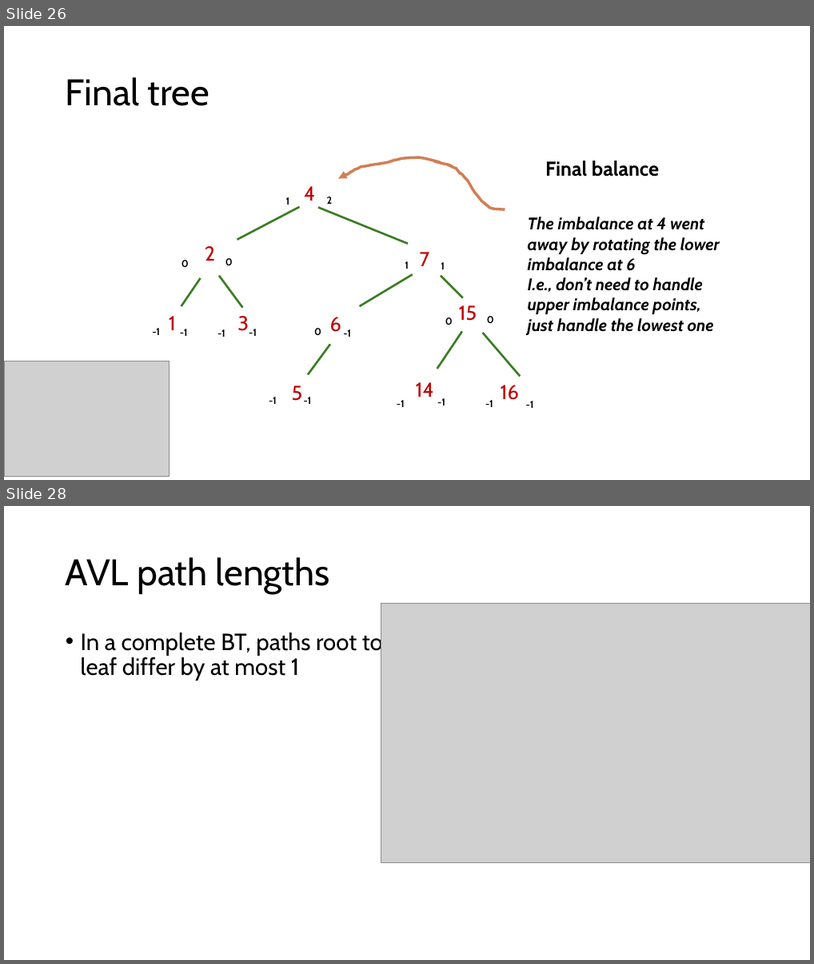
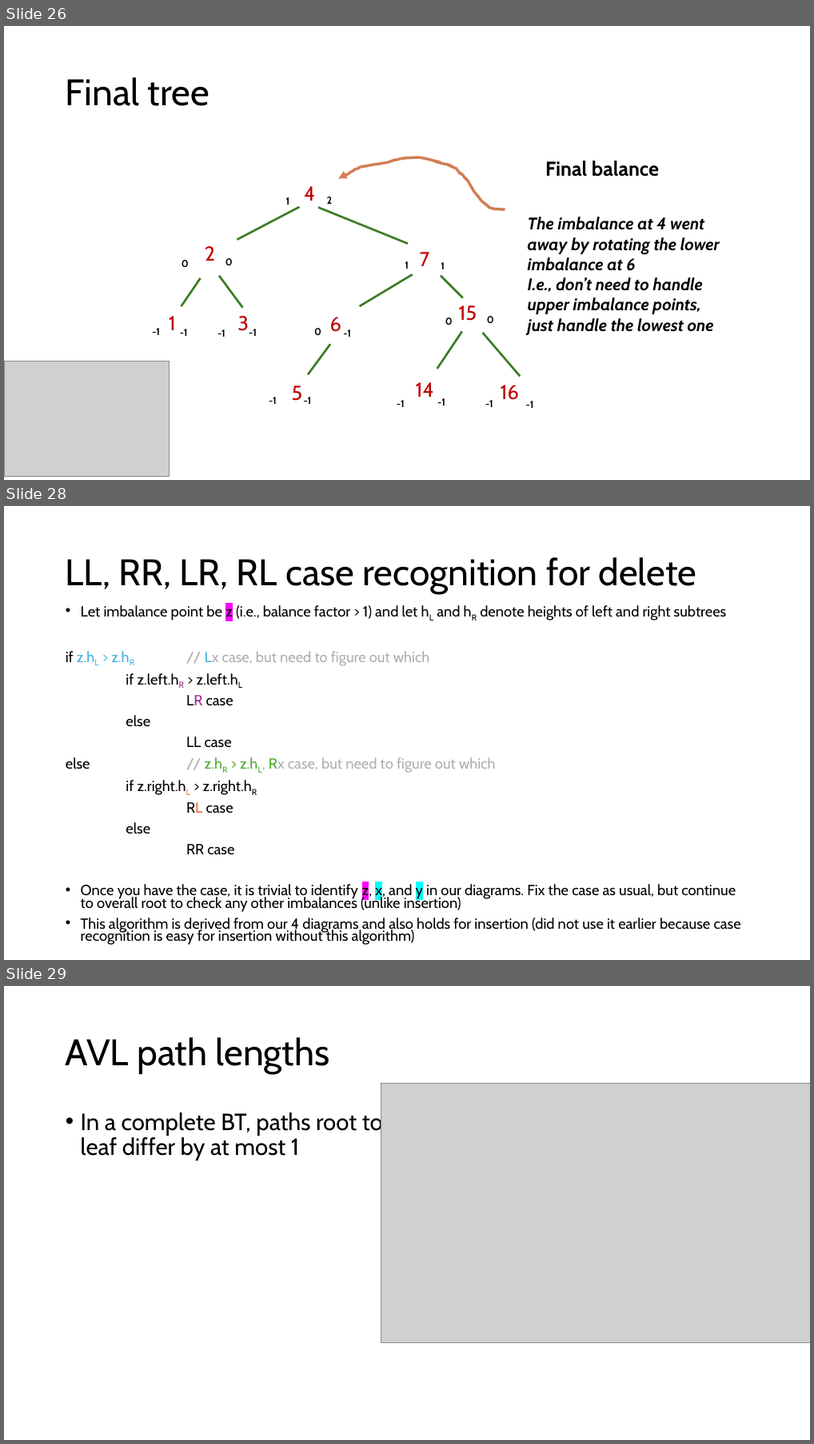
Before and after one commit to comp210ss2/comp210ss2.github.io, a slide deck: slides/L14_15_avl.pptx. Shown one above the other, each under a label of ours: slides 26 and 28 before the commit, slides 26, 28 and 29 after it; the slides between them are not shown. The pictures are 814x964 and 814x1444 pixels, drawn with LibreOffice and Linux fonts; fonts in the diff are those of the drawing; grey boxes stand for pictures. Boxes give left, top, right and bottom in pixels: in the first picture for what was removed or moved away, otherwise in the second. Text is boxed around its words. In the diff, an @@ line names an element or a change of style, - is before the commit and + after.

Commit message:
Update L14_L15 slides, case recog alg and update remove instructions

```diff
--- a/slides/L14_15_avl.pptx
+++ b/slides/L14_15_avl.pptx
@@ slide 28 added at bbox=[4, 506, 810, 960], background #FFFFFF @@
@@ title added at bbox=[66, 557, 698, 594], 44 pt, text #000000 @@
+LL, RR, LR, RL case recognition for delete
@@ text added at bbox=[66, 605, 742, 944], 17.5 pt, text #000000 @@
+• Let imbalance point be z (i.e., balance factor > 1) and let hL and hR denote heights of left and right subtrees
+if z.hL > z.hR // Lx case, but need to figure out which
+if z.left.hR > z.left.hL
+LR case
+else
+LL case
+else // z.hR > z.hL, Rx case, but need to figure out which
+if z.right.hL > z.right.hR
+RL case
+else
+RR case
+• Once you have the case, it is trivial to identify z, x, and y in our diagrams. Fix the case as usual, but continue to overall root to check any other imbalances (unlike insertion)
+• This algorithm is derived from our 4 diagrams and also holds for insertion (did not use it earlier because case recognition is easy for insertion without this algorithm)
@@ what was slide 28 is now slide 29 @@
```
Also in this commit, not shown: 5 slides changed, 1 other file.
